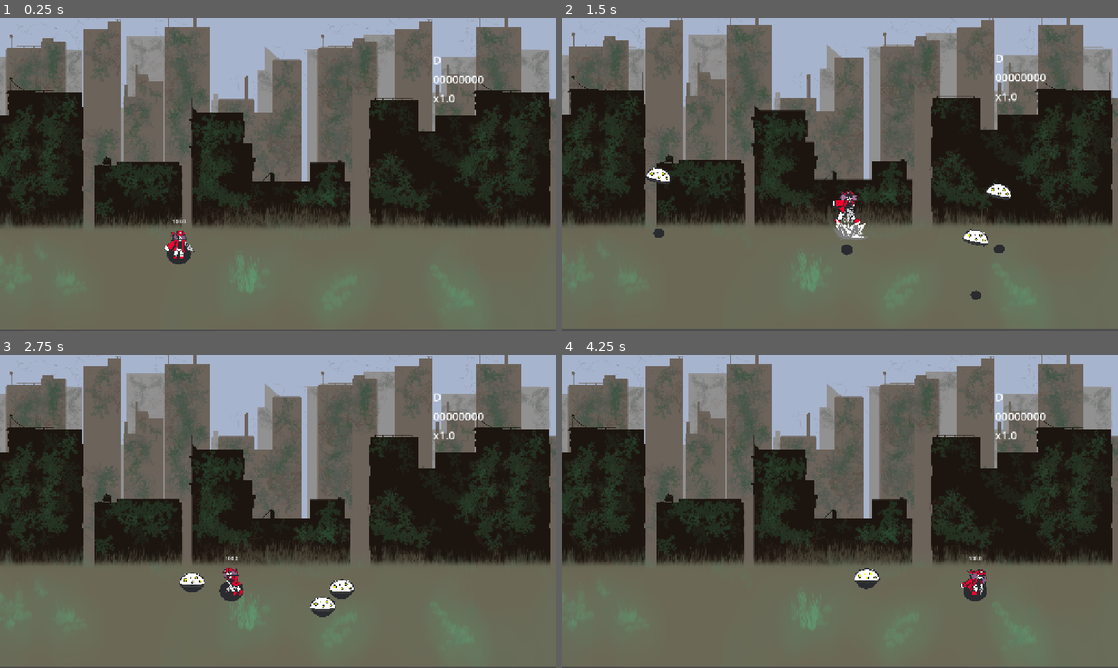
Above: before the commit, frames 1-4 (two rows, left to right).
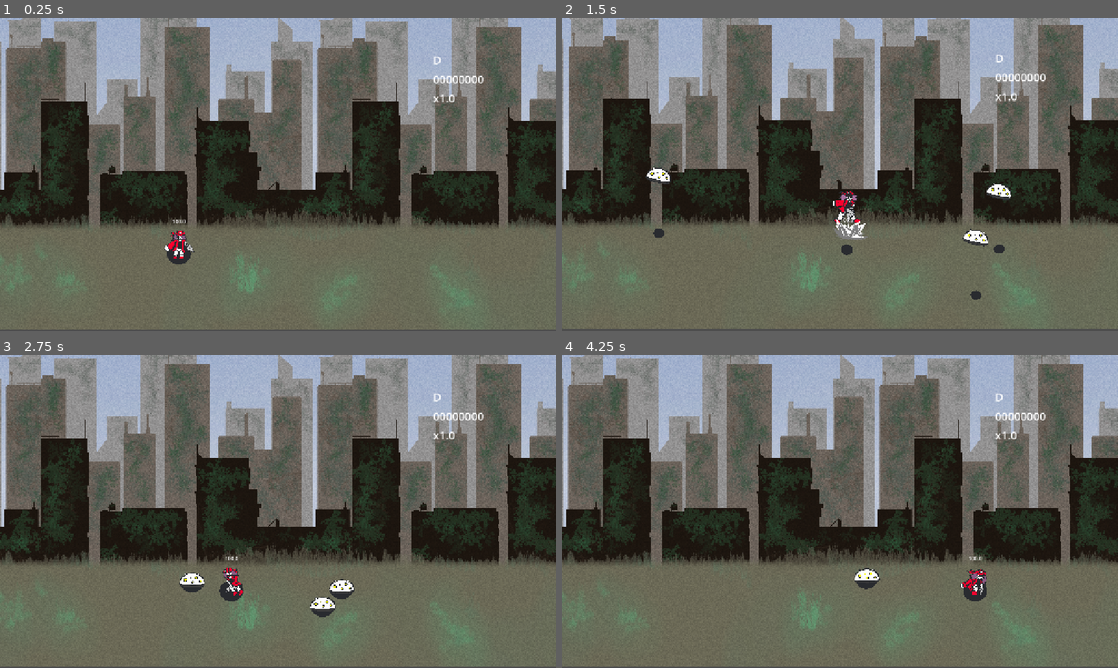
Above: after the commit, the same moments.

Repository: Twytchi/juniper-game-jam
Game: Godot game, scene res://Scene/levels/level_3.tscn
Two runs of this game, one before a commit and one after it. Both use one fixed random seed, a clock stepped at 60 frames per second and the inputs below. This scene is started directly instead of the project's main scene.
Inputs (mouse positions are in pixels of both pictures, inside the frame that each line leads up to):
- Up to frame 1 (0.25 s): no input
- Up to frame 2 (1.5 s): tap Enter (ui_accept) at 0.5, 0.77 s; move the mouse to (962, 158) at 0.52 s; hold D (right) from 0.53 s (still down); click (962, 158) at 0.6 s; move the mouse to (728, 190) at 1.27 s; tap K (heavy) at 1.35 s
- Up to frame 3 (2.75 s): tap Enter (ui_accept) at 1.52 s; move the mouse to (333, 442) at 2.02 s; release D (right) at 2.03 s; hold A (left) from 2.03 s (still down); hold J (light) from 2.03 s (still down)
- Up to frame 4 (4.25 s): move the mouse to (812, 574) at 2.77 s; release A (left) at 2.78 s; release J (light) at 2.78 s; hold D (right) from 2.78 s (still down); tap L (missile) at 2.85 s; tap Enter (ui_accept) at 3.02, 3.77 s; move the mouse to (1006, 558) at 3.52 s; click (1006, 558) at 3.6 s

The runs differ from the first frame. In frame 1, 27% of the frame differs, in the area x 0-100%, y 0-68%; in frame 2, 26%; in frame 3, 27%; in frame 4, 27%.

Commit message:
jai remit les versions final des arrieres plan

Diff:
--- a/Scene/levels/level_3.tscn
+++ b/Scene/levels/level_3.tscn
@@ -1,13 +1,10 @@
 [gd_scene format=3 uid="uid://5ao0e8v8j5e5"]
 
 [ext_resource type="PackedScene" uid="uid://dmf2vaa260wvp" path="res://Scene/player.tscn" id="1_mt52b"]
-[ext_resource type="Texture2D" uid="uid://dids2ga7bsyf" path="res://Asset/effect/sky_layer.png" id="2_f75w7"]
-[ext_resource type="Texture2D" uid="uid://reqow757he8k" path="res://Asset/effect/back_building_veg.png" id="3_58ty5"]
+[ext_resource type="Texture2D" uid="uid://drca573jnyrnr" path="res://Asset/effect/Sans_titre_40_20260626145344.png" id="2_wlwae"]
 [ext_resource type="Script" uid="uid://dvqw441xw26cr" path="res://Ressources/Waves/waves_data.gd" id="4_f75w7"]
-[ext_resource type="Texture2D" uid="uid://bmnm27qysru1v" path="res://Asset/effect/mid_building_veg.png" id="4_vkcvd"]
 [ext_resource type="Script" uid="uid://deumf51aa55m8" path="res://Script/wave_entry.gd" id="5_58ty5"]
-[ext_resource type="Texture2D" uid="uid://njj4ecl01oyi" path="res://Asset/effect/front_building_veg.png" id="5_g2h4w"]
-[ext_resource type="Texture2D" uid="uid://dvkr7aq2c1fde" path="res://Asset/effect/ground.png" id="6_0sv5e"]
+[ext_resource type="Texture2D" uid="uid://8l7iy47khyju" path="res://Asset/effect/Sans_titre_40_20260626145845.png" id="6_58ty5"]
 [ext_resource type="PackedScene" uid="uid://vffr187x1riv" path="res://Scene/camera_2d.tscn" id="6_vkcvd"]
 [ext_resource type="PackedScene" uid="uid://bl2bu1k80r11i" path="res://combo_ui.tscn" id="7_g2h4w"]
 [ext_resource type="Script" uid="uid://dnoagq2homw7s" path="res://Scene/spawn_zone.gd" id="9_4us6h"]
@@ -19,10 +16,10 @@
 size = Vector2(1687, 515)
 
 [sub_resource type="RectangleShape2D" id="RectangleShape2D_fnsd3"]
-size = Vector2(1376, 41.99228)
+size = Vector2(1680.9861, 749.6465)
 
 [sub_resource type="RectangleShape2D" id="RectangleShape2D_aqehm"]
-size = Vector2(1376, 57.49391)
+size = Vector2(1751.7206, 596.0217)
 
 [sub_resource type="Resource" id="Resource_58ty5"]
 script = ExtResource("5_58ty5")
@@ -176,22 +173,6 @@
 z_index = -10
 position = Vector2(627, 356)
 scale = Vector2(0.7, 0.7)
-
-[node name="Sprite2D" type="Sprite2D" parent="background" unique_id=1246245602]
-position = Vector2(28.571428, -228.57144)
-scale = Vector2(1.2, 1.2)
-texture = ExtResource("2_f75w7")
-
-[node name="Parallax2D" type="Parallax2D" parent="background" unique_id=1571343910]
-scale = Vector2(0.99999994, 0.99999994)
-scroll_offset = Vector2(-40, 77.14286)
-repeat_size = Vector2(1920, 0)
-repeat_times = 2
-
-[node name="BackBuildingVeg" type="Sprite2D" parent="background/Parallax2D" unique_id=1482382212]
-position = Vector2(-10.000061, -161.42871)
-scale = Vector2(0.99999994, 0.99999994)
-texture = ExtResource("3_58ty5")
 
 [node name="Parallax2D2" type="Parallax2D" parent="background" unique_id=1788722557]
 scale = Vector2(0.99999994, 0.99999994)
@@ -202,22 +183,12 @@
 [node name="MidBuildingVeg" type="Sprite2D" parent="background/Parallax2D2" unique_id=923497065]
 position = Vector2(45.714233, -281.42865)
 scale = Vector2(0.99999994, 0.99999994)
-texture = ExtResource("4_vkcvd")
-
-[node name="Parallax2D3" type="Parallax2D" parent="background" unique_id=1796711368]
-scale = Vector2(0.99999994, 0.99999994)
-scroll_offset = Vector2(-40, 77.14286)
-repeat_size = Vector2(1920, 0)
-repeat_times = 2
-
-[node name="FrontBuildingVeg" type="Sprite2D" parent="background/Parallax2D3" unique_id=1426189463]
-position = Vector2(24.285645, -318.5715)
-texture = ExtResource("5_g2h4w")
+texture = ExtResource("2_wlwae")
 
 [node name="Ground" type="Sprite2D" parent="background" unique_id=131304955]
 position = Vector2(-25.714283, -30.00001)
 scale = Vector2(1.25, 1.25)
-texture = ExtResource("6_0sv5e")
+texture = ExtResource("6_58ty5")
 
 [node name="StaticBody2D" type="StaticBody2D" parent="." unique_id=649786150]
 collision_layer = 4
@@ -232,12 +203,12 @@
 shape = SubResource("RectangleShape2D_46d5g")
 
 [node name="CollisionShape2D2" type="CollisionShape2D" parent="StaticBody2D" unique_id=573501853]
-position = Vector2(-183.00381, 138.91705)
+position = Vector2(-533.80963, 295.50327)
 rotation = -1.5696902
 shape = SubResource("RectangleShape2D_fnsd3")
 
 [node name="CollisionShape2D3" type="CollisionShape2D" parent="StaticBody2D" unique_id=895061327]
-position = Vector2(1470.7513, 183.07938)
+position = Vector2(1739.8074, 371.2374)
 rotation = -1.5696902
 shape = SubResource("RectangleShape2D_aqehm")
 
--- a/Scene/levels/level_4.tscn
+++ b/Scene/levels/level_4.tscn
@@ -1,7 +1,7 @@
 [gd_scene format=3 uid="uid://cqmmub5rtdtab"]
 
 [ext_resource type="PackedScene" uid="uid://dmf2vaa260wvp" path="res://Scene/player.tscn" id="1_q5cd4"]
-[ext_resource type="Texture2D" uid="uid://ds00vjn0irmqn" path="res://Asset/player asset/grass_scen-grai n.png" id="2_1xeid"]
+[ext_resource type="Texture2D" uid="uid://c13ijssojnwax" path="res://Asset/effect/Sans_titre_40_20260626144417.png" id="2_q5cd4"]
 [ext_resource type="PackedScene" uid="uid://bqh2swahs6niy" path="res://Scene/spawn_zone.tscn" id="3_y3jtb"]
 [ext_resource type="Script" uid="uid://dvqw441xw26cr" path="res://Ressources/Waves/waves_data.gd" id="4_xmfy5"]
 [ext_resource type="Script" uid="uid://deumf51aa55m8" path="res://Script/wave_entry.gd" id="5_e3tn5"]
@@ -9,7 +9,7 @@
 [ext_resource type="PackedScene" uid="uid://bl2bu1k80r11i" path="res://combo_ui.tscn" id="7_3s5ty"]
 
 [sub_resource type="RectangleShape2D" id="RectangleShape2D_y865s"]
-size = Vector2(1376, 623)
+size = Vector2(1376, 738)
 
 [sub_resource type="RectangleShape2D" id="RectangleShape2D_46d5g"]
 size = Vector2(2309, 609)
@@ -185,16 +185,16 @@
 
 [node name="background" type="Sprite2D" parent="." unique_id=795973731]
 z_index = -10
-position = Vector2(627, 356)
-scale = Vector2(0.7, 0.7)
-texture = ExtResource("2_1xeid")
+position = Vector2(637, 369)
+scale = Vector2(0.71, 0.71)
+texture = ExtResource("2_q5cd4")
 
 [node name="StaticBody2D" type="StaticBody2D" parent="." unique_id=649786150]
 collision_layer = 4
 collision_mask = 3
 
 [node name="CollisionShape2D" type="CollisionShape2D" parent="StaticBody2D" unique_id=637742372]
-position = Vector2(645, -154.5)
+position = Vector2(645, -97)
 shape = SubResource("RectangleShape2D_y865s")
 
 [node name="CollisionShape2D4" type="CollisionShape2D" parent="StaticBody2D" unique_id=566632498]
@@ -212,7 +212,7 @@
 shape = SubResource("RectangleShape2D_aqehm")
 
 [node name="SpawnZone" parent="." unique_id=1885971783 instance=ExtResource("3_y3jtb")]
-position = Vector2(39, 73)
+position = Vector2(21, 164)
 waves = Array[ExtResource("4_xmfy5")]([SubResource("Resource_1xeid"), SubResource("Resource_xtfjb"), SubResource("Resou …(261 unchanged characters)…
 
 [node name="point1" parent="SpawnZone" index="1" unique_id=1093720794]
@@ -232,6 +232,7 @@
 
 [node name="Camera2D" parent="." unique_id=2048302457 groups=["camera"] instance=ExtResource("6_xtfjb")]
 position = Vector2(640, 360)
+zoom = Vector2(0.95, 0.95)
 
 [node name="comboUi" parent="." unique_id=1870541239 instance=ExtResource("7_3s5ty")]
 
Binary file added: Asset/effect/Sans_titre_28_20260626143000.png
Not shown, added: Asset/effect/Sans_titre_28_20260626143000.png.import
Binary file added: Asset/effect/Sans_titre_28_20260626143450.png
Not shown, added: Asset/effect/Sans_titre_28_20260626143450.png.import
Binary file added: Asset/effect/Sans_titre_40_20260626144417.png
Not shown, added: Asset/effect/Sans_titre_40_20260626144417.png.import
Binary file added: Asset/effect/Sans_titre_40_20260626145344.png
Not shown, added: Asset/effect/Sans_titre_40_20260626145344.png.import
Binary file added: Asset/effect/Sans_titre_40_20260626145845.png
Not shown, added: Asset/effect/Sans_titre_40_20260626145845.png.import
